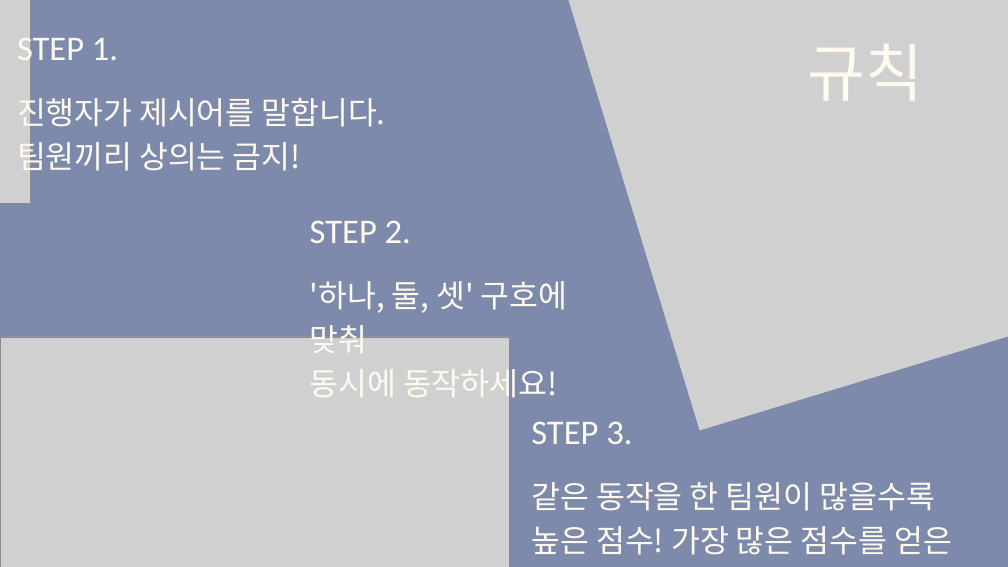
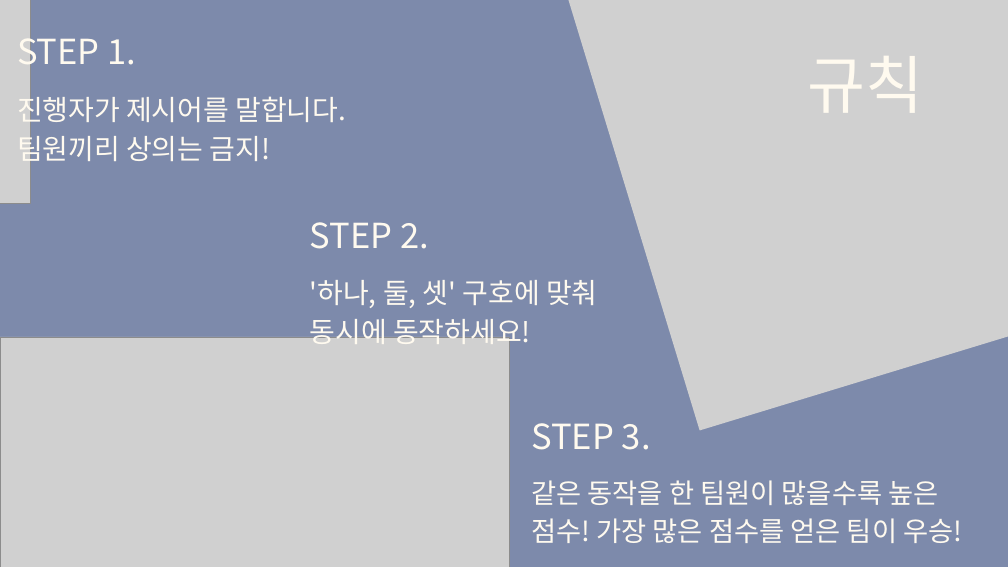
Before and after one commit to tkdgns25300/sunday_play, a slide deck: slide 2 of public/downloads/games/telepathy/rules.pptx. Drawn at 1008x567 pixels with LibreOffice and Linux fonts; fonts in the diff are those of the drawing; grey boxes stand for pictures. Boxes give left, top, right and bottom in pixels: in the first picture for what was removed or moved away, otherwise in the second. Text is boxed around its words. In the diff, an @@ line names an element or a change of style, - is before the commit and + after.

```diff
--- a/public/downloads/games/telepathy/rules.pptx
+++ b/public/downloads/games/telepathy/rules.pptx
@@ font Calibri to Noto Sans CJK KR in 4 elements at box(531, 423, 651, 450), box(17, 30, 136, 74), box(310, 222, 429, 249), box(808, 56, 924, 113) @@
@@ text "규칙": place and size @@
-text "규칙" at box(808, 44, 924, 101)
+text "규칙" at box(808, 56, 924, 113)
@@ text "진행자가 제시어를 말합니다." at box(17, 92, 346, 167): size 44.8 to 40 pt; line spacing 62.7pt to 56pt @@
@@ text "'하나, 둘, 셋' 구호에 맞춰" at box(310, 280, 597, 350): size 44.8 to 40 pt; line spacing 62.8pt to 56pt @@
@@ text "같은 동작을 한 팀원이 많을수록 ..." at box(531, 480, 962, 543): size 44.9 to 39 pt; line spacing 62.8pt to 54.6pt @@
```
Also in this commit, not shown: 24 other slides changed, 3 other files.
